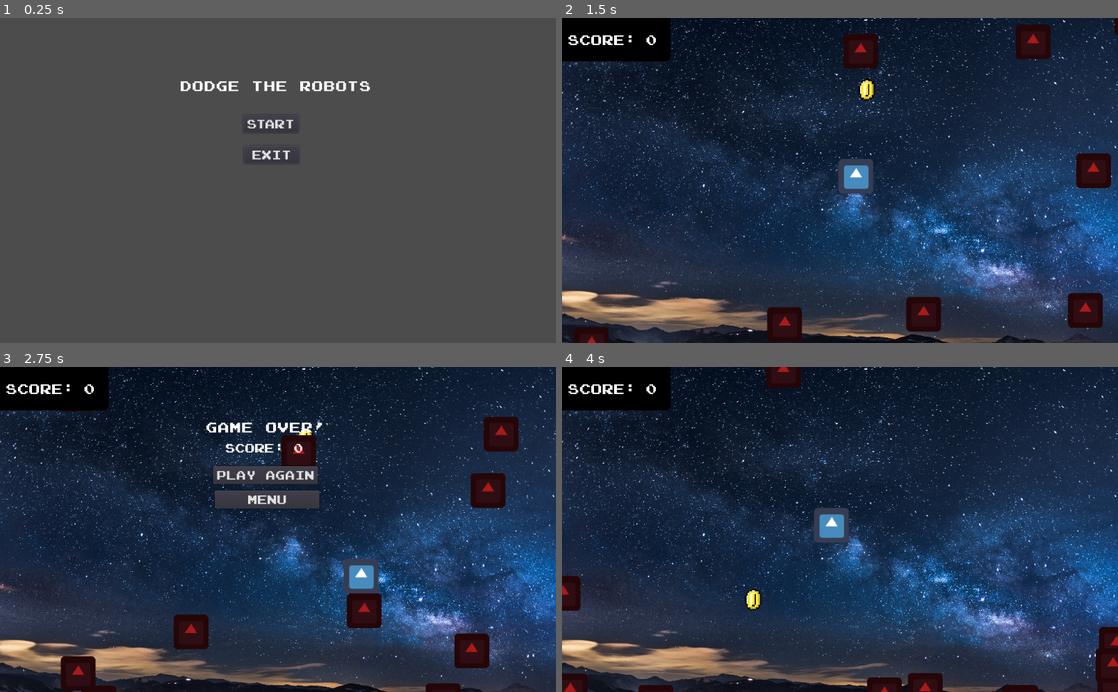
Above: before the commit, frames 1-4 (two rows, left to right).
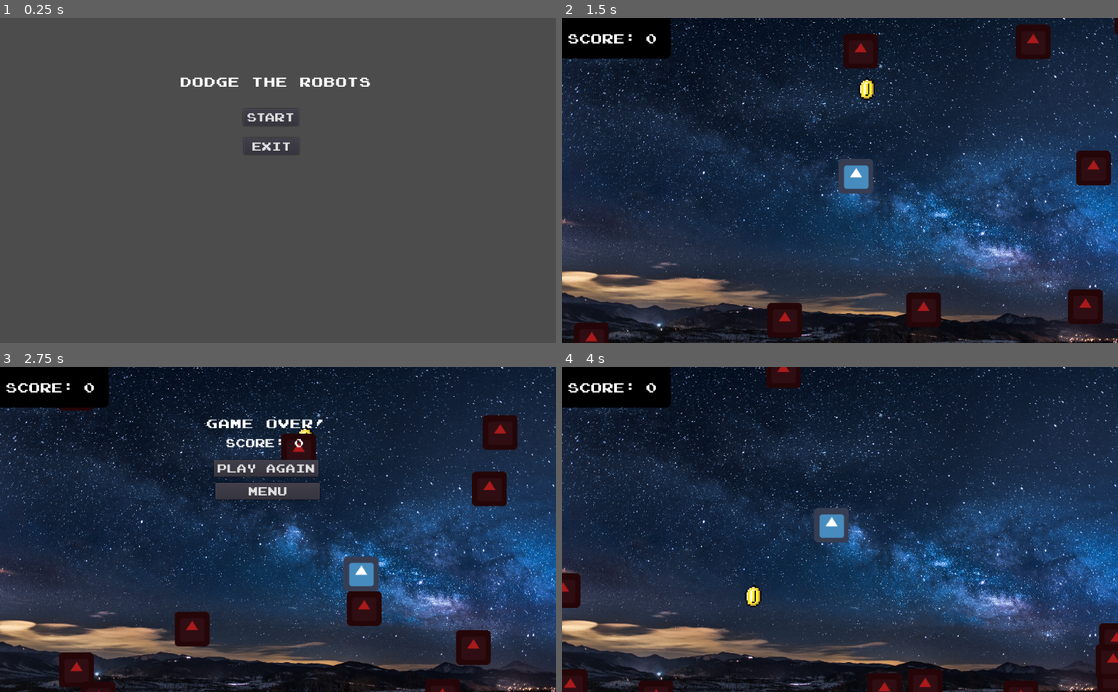
Above: after the commit, the same moments.

Repository: oleg-yurchenko/VSSGame
Game: Godot game, scene res://Menu.tscn
Same seed, same stepped clock (60 frames per second), same inputs: the game is played once before the commit and once after it. The engine's default icon, where the game draws it, is replaced by a stand-in: a white triangle on a blue panel in a dark square.
Inputs:
- Up to frame 1 (0.25 s): no input
- Up to frame 2 (1.5 s): click "Start" at 0.5 s; hold D (right) from 1.28 s (still down)
- Up to frame 3 (2.75 s): release D (right) at 2.03 s; hold S (down) from 2.03 s (still down)
- Up to frame 4 (4 s): release S (down) at 2.75 s; click "Menu" at 2.75 s; click "Start" at 3.5 s

The runs differ from the first frame. In frame 1, 1.1% of the frame differs, in the area x 32-67%, y 18-44%; in frame 2, 25%; in frame 3, 28%, in the area x 0-100%, y 0-100%; in frame 4, 25%.

Commit message:
Updated sizes and scaleability. Removed full screen

Diff:
--- a/GameOver.tscn
+++ b/GameOver.tscn
@@ -26,6 +26,8 @@
 [node name="GameOver" type="Control"]
 anchor_right = 1.0
 anchor_bottom = 1.0
+size_flags_horizontal = 3
+size_flags_vertical = 3
 script = ExtResource( 1 )
 __meta__ = {
 "_edit_use_anchors_": false
--- a/Menu.gd
+++ b/Menu.gd
@@ -1,5 +1,7 @@
 extends Control
 
+func _process(delta):
+	$CanvasLayer.scale = (OS.get_real_window_size() / Vector2(1024, 640))
 
 func _on_StartGame_pressed():
 	get_tree().change_scene("res://main.tscn")
--- a/main.gd
+++ b/main.gd
@@ -14,19 +14,19 @@
 func _on_coin_touch(body):
 	if body.name == "Player":
 		score += 1
-		coin.position = Vector2(rand_range(64, 960), rand_range(64, 544))
+		coin.position = Vector2(rand_range(64, OS.get_real_window_size().x-64), rand_range(64, OS.get_real_window_size().y-64))
 		$CanvasLayer/Panel/Score.text = str(score)
 
 func instance_enemy(enemy):
 	var choice = randi()%4
 	if(choice == 0):
-		enemy.position = Vector2(rand_range(-32, 1056), -32)
+		enemy.position = Vector2(rand_range(-32, OS.get_real_window_size().x+32), -32)
 	if(choice == 1):
-		enemy.position = Vector2(1056, rand_range(-32, 640))
+		enemy.position = Vector2(OS.get_real_window_size().x+32, rand_range(-32, OS.get_real_window_size().y+32))
 	if(choice == 2):
-		enemy.position = Vector2(rand_range(-32, 1056), 640)
+		enemy.position = Vector2(rand_range(-32, OS.get_real_window_size().x+32), OS.get_real_window_size().y+32)
 	if(choice == 3):
-		enemy.position = Vector2(-32, rand_range(-32, 640))
+		enemy.position = Vector2(-32, rand_range(-32, OS.get_real_window_size().y+32))
 	enemy.startPos = choice
 	add_child(enemy)
 
@@ -41,7 +41,7 @@
 
 	preCoin = preload("res://Coin.tscn")
 	coin = preCoin.instance()
-	coin.position = Vector2(rand_range(64, 960), rand_range(64, 544))
+	coin.position = Vector2(rand_range(64, OS.get_real_window_size().x-64), rand_range(64, OS.get_real_window_size().y-64))
 	add_child(coin)
 	$CanvasLayer/GameOver.visible = false
 	$CanvasLayer/Pause.visible = false
@@ -49,8 +49,10 @@
 
 # Called every frame. 'delta' is the elapsed time since the previous frame.
 func _process(delta):
+	$CanvasLayer.scale = (OS.get_real_window_size() / Vector2(1024, 640))
+	$Background.rect_scale = (OS.get_real_window_size() / Vector2(1024, 640)) * 0.2
 	for i in range(enemies.size()):
-		if(is_instance_valid(enemies[i]) and (enemies[i].position.x < -32 or enemies[i].position.x > 1056 or enemies[i].position.y < -32 or enemies[i].position.y > 640)):
+		if(is_instance_valid(enemies[i]) and (enemies[i].position.x < -32 or enemies[i].position.x > OS.get_real_window_size().x+32 or enemies[i].position.y < -32 or enemies[i].position.y > OS.get_real_window_size().y+32)):
 			enemiesToFree.append(i)
 		if(not is_instance_valid(enemies[i])):
 			preEnemies[i] = load("res://Enemy.tscn")
--- a/main.tscn
+++ b/main.tscn
@@ -71,14 +71,21 @@
 }
 
 [node name="GameOver" parent="CanvasLayer" instance=ExtResource( 5 )]
+margin_left = 1.37805
+margin_top = 1.52588e-05
+margin_right = 1.37805
 
 [node name="Pause" parent="CanvasLayer" instance=ExtResource( 6 )]
+margin_left = 1.37805
+margin_top = 4.13428
+margin_right = 1.37805
+margin_bottom = 4.13428
 
 [node name="Background" type="TextureRect" parent="."]
-margin_left = -43.5304
-margin_top = -73.3798
-margin_right = 5707.47
-margin_bottom = 3797.62
+margin_left = -44.0
+margin_top = -73.0
+margin_right = 5707.0
+margin_bottom = 3798.0
 rect_scale = Vector2( 0.2, 0.2 )
 texture = ExtResource( 7 )
 stretch_mode = 1
--- a/project.godot
+++ b/project.godot
@@ -18,11 +18,6 @@
 config/name="VSSGame"
 run/main_scene="res://Menu.tscn"
 config/icon="res://icon.png"
-
-[display]
-
-window/size/resizable=false
-window/size/fullscreen=true
 
 [input]
 
